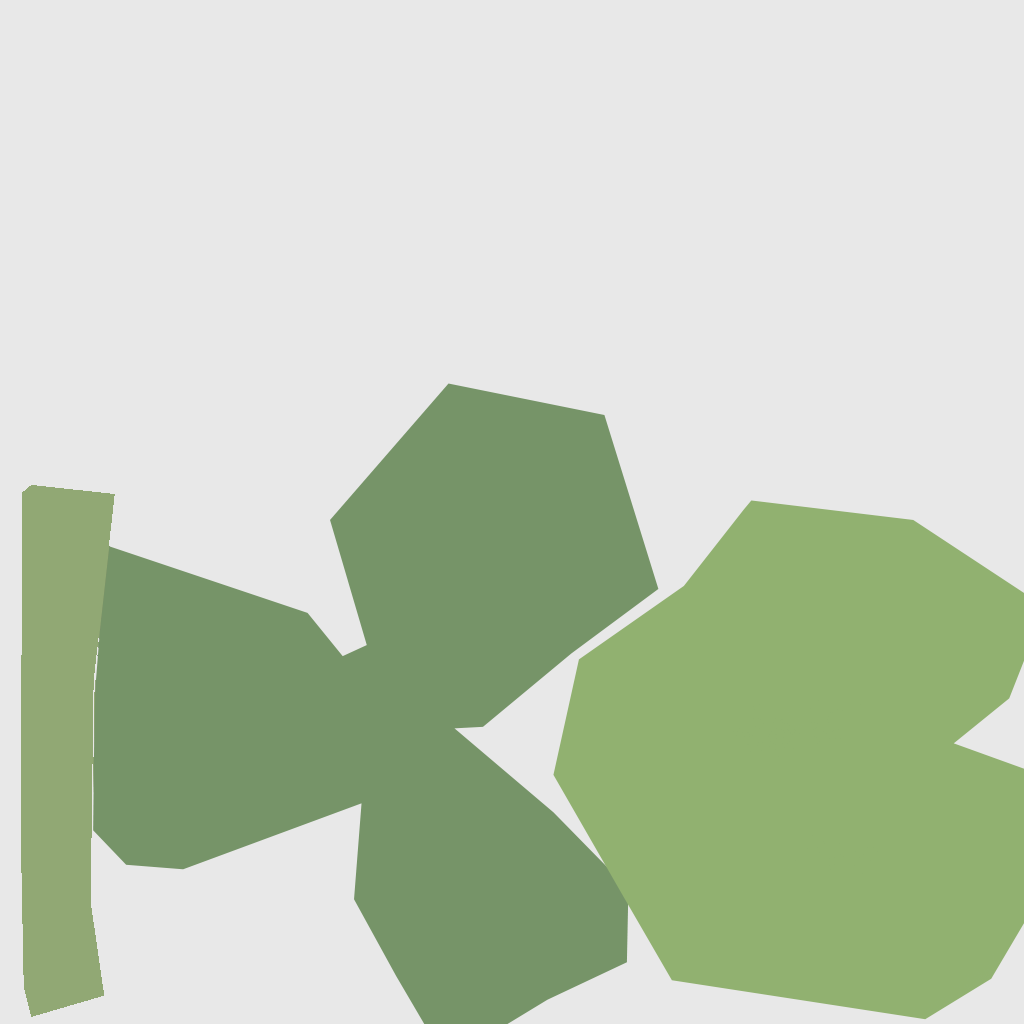
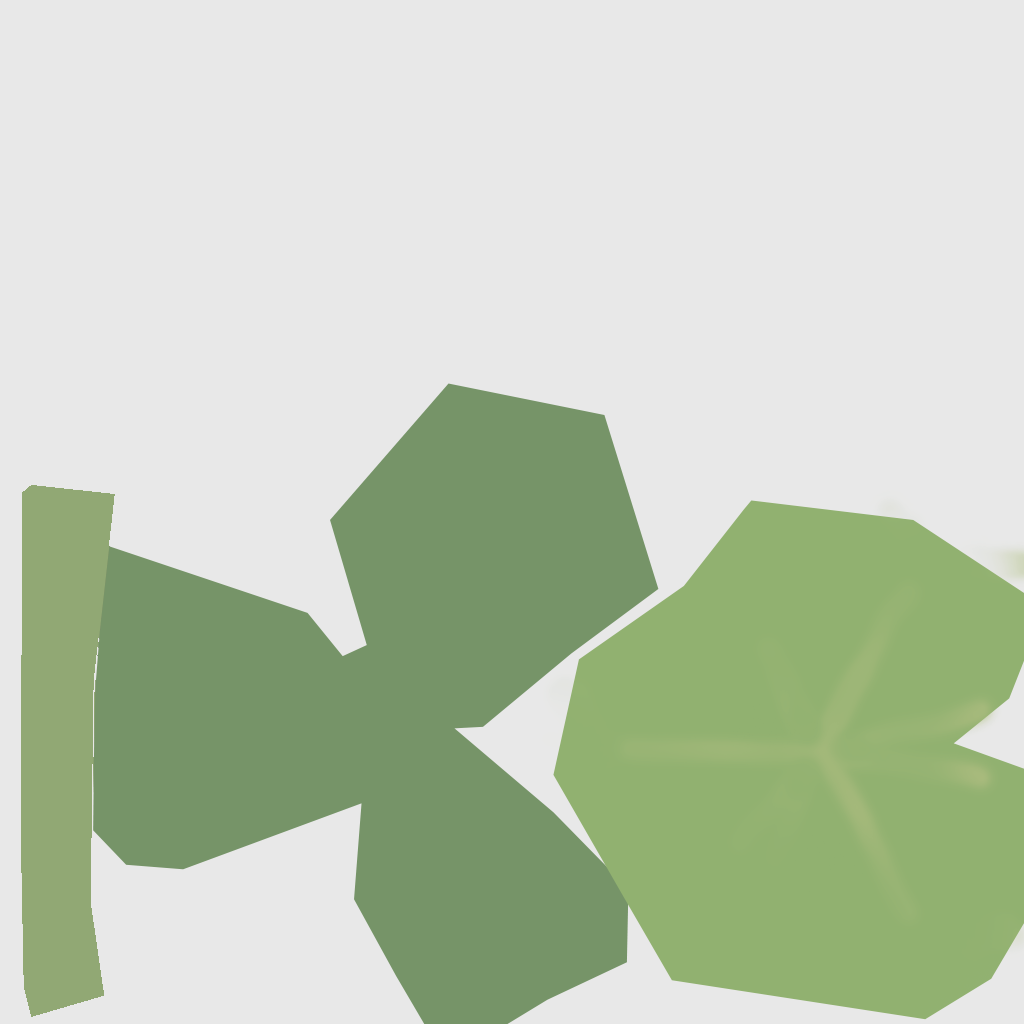
Before/after of a 1024 x 1024 layered artwork. What changed in the layer stack:
added layer "Layer 8" above "Layer 7" over [547, 497, 1024, 953]
